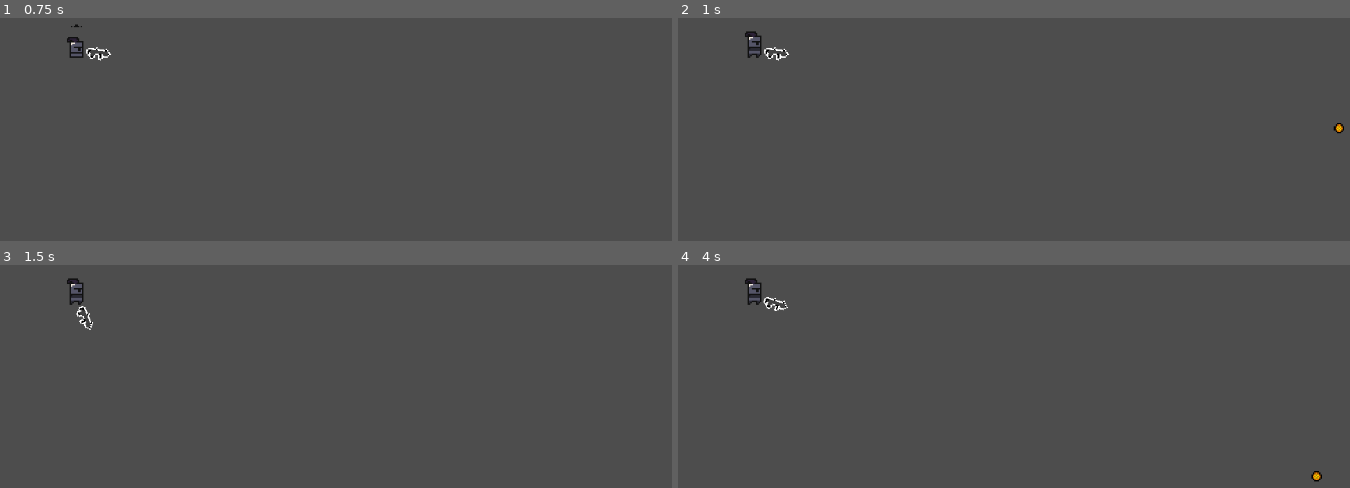
Above: before the commit, frames 1-4 (two rows, left to right).
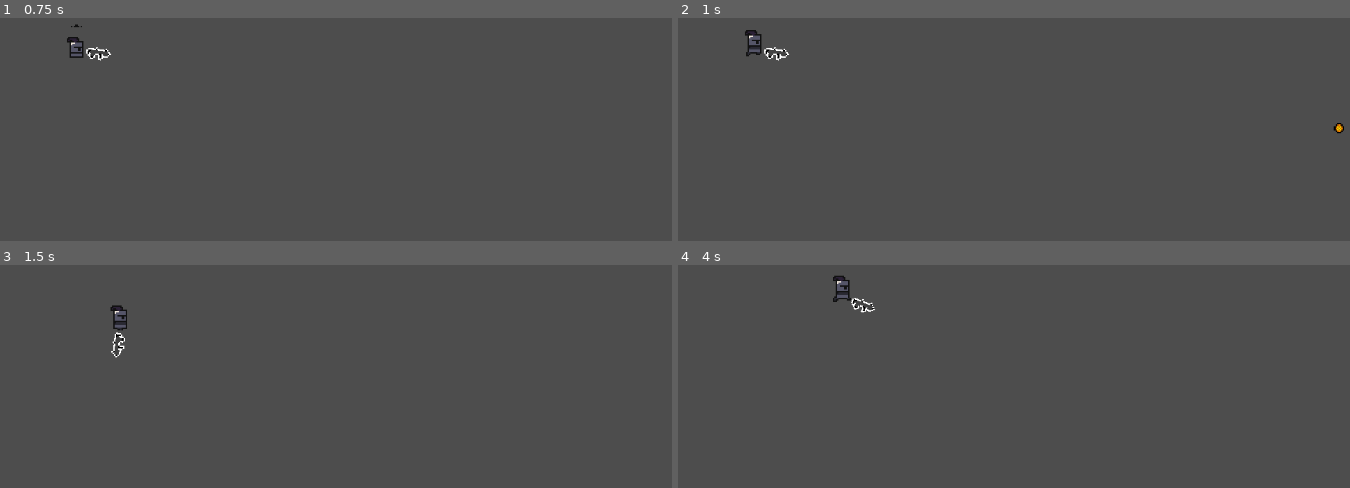
Above: after the commit, the same moments.

Repository: pablohenriq01/Showdown-1v1
Game: Godot game, scene res://Scenes/main.tscn
The game is run twice, just before and just after one commit, with the same random seed, the same clock (stepped at 60 frames per second) and the same inputs.
Inputs (mouse positions are in pixels of both pictures, inside the frame that each line leads up to):
- Up to frame 1 (0.75 s): tap Enter (ui_accept) at 0.5 s; move the mouse to (450, 98) at 0.52 s; hold Right (right, bound only after the commit) from 0.53 s (still down)
- Up to frame 2 (1 s): keep holding Right (right, bound only after the commit); tap Enter (ui_accept) at 0.77 s
- Up to frame 3 (1.5 s): move the mouse to (114, 389) at 1.27 s; release Right (right, bound only after the commit) at 1.28 s; hold Down (down, bound only after the commit) from 1.28 s (still down)
- Up to frame 4 (4 s): tap Enter (ui_accept) at 1.52, 3.02, 3.77 s; move the mouse to (1034, 269) at 2.02 s; release Down (down, bound only after the commit) at 2.03 s; hold Right (right, bound only after the commit) 2.03-2.78 s; move the mouse to (913, 459) at 2.77 s; hold Up (up, bound only after the commit) 2.78-3.53 s; move the mouse to (1188, 436) at 3.52 s; hold Left (left, bound only after the commit) from 3.53 s (still down)

Frame 1 is identical in both runs. In frame 2, 0.1% of the frame differs, in the area x 9-13%, y 5-18%; in frame 3, 0.6%; in frame 4, 0.7%, in the area x 9-96%, y 4-98%.

Commit message:
adicionando movimentacao sobre o player

Diff:
--- a/Components/GunComponent.gd
+++ b/Components/GunComponent.gd
@@ -5,7 +5,6 @@
 
 func _ready() -> void:
 	pass
-
 
 func _physics_process(delta: float) -> void:
 	mouse_follow()
--- a/Prefabs/Bullets/bullet_test.tscn
+++ b/Prefabs/Bullets/bullet.tscn
@@ -1,6 +1,6 @@
 [gd_scene load_steps=3 format=3 uid="uid://brwlm2ldcsy37"]
 
-[ext_resource type="Script" path="res://Scripts/bullet_test.gd" id="1_4q8tr"]
+[ext_resource type="Script" path="res://Scripts/Bullet.gd" id="1_4q8tr"]
 [ext_resource type="Texture2D" uid="uid://bwfdx4s1v481h" path="res://Sprites/Bullets/bullet1.png" id="2_nvisj"]
 
 [node name="CharacterBody2D" type="CharacterBody2D"]
--- a/Prefabs/Players/player1.tscn
+++ b/Prefabs/Players/player1.tscn
@@ -1,6 +1,7 @@
-[gd_scene load_steps=29 format=3 uid="uid://dajesu6nopgs0"]
+[gd_scene load_steps=30 format=3 uid="uid://dajesu6nopgs0"]
 
 [ext_resource type="Texture2D" uid="uid://cer82p5hcx33a" path="res://Sprites/Players/P1/Die_p1.png" id="1_6hgx2"]
+[ext_resource type="Script" path="res://Scripts/Player.gd" id="1_iom13"]
 [ext_resource type="Texture2D" uid="uid://dhl1xvcrhdvfc" path="res://Sprites/Players/P1/Idle_p1.png" id="1_rhstb"]
 [ext_resource type="Texture2D" uid="uid://doui4aiqdpgmc" path="res://Sprites/Players/P1/Run_p1.png" id="3_wfwm1"]
 [ext_resource type="Texture2D" uid="uid://ddtotfg7q7tuv" path="res://Sprites/Players/P1/Spawn_p1.png" id="4_5cmnl"]
@@ -190,6 +191,7 @@
 }]
 
 [node name="Player1" type="CharacterBody2D"]
+script = ExtResource("1_iom13")
 
 [node name="AnimatedSprite2D" type="AnimatedSprite2D" parent="."]
 texture_filter = 1
--- a/Scenes/main.tscn
+++ b/Scenes/main.tscn
@@ -3,7 +3,7 @@
 [ext_resource type="PackedScene" uid="uid://dajesu6nopgs0" path="res://Prefabs/Players/player1.tscn" id="1_o14ds"]
 [ext_resource type="PackedScene" uid="uid://b7xi7vd4nbucw" path="res://Prefabs/Guns/scar.tscn" id="2_jnp2a"]
 [ext_resource type="Script" path="res://Scripts/Guns/Scar.gd" id="3_au787"]
-[ext_resource type="PackedScene" uid="uid://brwlm2ldcsy37" path="res://Prefabs/Bullets/bullet_test.tscn" id="4_t3h20"]
+[ext_resource type="PackedScene" uid="uid://brwlm2ldcsy37" path="res://Prefabs/Bullets/bullet.tscn" id="4_t3h20"]
 
 [node name="Main" type="Node2D"]
 
--- /dev/null
+++ b/Scripts/Player.gd
@@ -0,0 +1,18 @@
+extends CharacterBody2D
+
+@export var speed = 100
+
+func get_input():
+	await get_tree().create_timer(1).timeout
+	var input_direction = Input.get_vector("left", "right","up", "down")
+
+	if input_direction == Vector2.ZERO:
+		$AnimatedSprite2D.play("Idle")
+		velocity = Vector2.ZERO
+	else:
+		$AnimatedSprite2D.play("Run")
+		velocity = input_direction * speed
+
+func _physics_process(delta: float) -> void:
+	get_input()
+	move_and_slide()
--- a/project.godot
+++ b/project.godot
@@ -15,6 +15,33 @@
 config/features=PackedStringArray("4.3", "Forward Plus")
 config/icon="res://icon.svg"
 
+[input]
+
+left={
+"deadzone": 0.5,
+"events": [Object(InputEventKey,"resource_local_to_scene":false,"resource_name":"","device":0,"window_id":0,"alt_pressed":false,"shift_pressed":false,"ctrl_pressed":false,"meta_pressed":false,"pressed":false,"keycode":0,"physical_keycode":4194319,"key_label":0,"unicode":0,"location":0,"echo":false,"script":null)
+, Object(InputEventKey,"resource_local_to_scene":false,"resource_name":"","device":-1,"window_id":0,"alt_pressed":false,"shift_pressed":false,"ctrl_pressed":false,"meta_pressed":false,"pressed":false,"keycode":0,"physical_keycode":65,"key_label":0,"unicode":97,"location":0,"echo":false,"script":null)
+]
+}
+right={
+"deadzone": 0.5,
+"events": [Object(InputEventKey,"resource_local_to_scene":false,"resource_name":"","device":0,"window_id":0,"alt_pressed":false,"shift_pressed":false,"ctrl_pressed":false,"meta_pressed":false,"pressed":false,"keycode":0,"physical_keycode":4194321,"key_label":0,"unicode":0,"location":0,"echo":false,"script":null)
+, Object(InputEventKey,"resource_local_to_scene":false,"resource_name":"","device":-1,"window_id":0,"alt_pressed":false,"shift_pressed":false,"ctrl_pressed":false,"meta_pressed":false,"pressed":false,"keycode":0,"physical_keycode":68,"key_label":0,"unicode":100,"location":0,"echo":false,"script":null)
+]
+}
+up={
+"deadzone": 0.5,
+"events": [Object(InputEventKey,"resource_local_to_scene":false,"resource_name":"","device":0,"window_id":0,"alt_pressed":false,"shift_pressed":false,"ctrl_pressed":false,"meta_pressed":false,"pressed":false,"keycode":0,"physical_keycode":4194320,"key_label":0,"unicode":0,"location":0,"echo":false,"script":null)
+, Object(InputEventKey,"resource_local_to_scene":false,"resource_name":"","device":-1,"window_id":0,"alt_pressed":false,"shift_pressed":false,"ctrl_pressed":false,"meta_pressed":false,"pressed":false,"keycode":0,"physical_keycode":87,"key_label":0,"unicode":119,"location":0,"echo":false,"script":null)
+]
+}
+down={
+"deadzone": 0.5,
+"events": [Object(InputEventKey,"resource_local_to_scene":false,"resource_name":"","device":0,"window_id":0,"alt_pressed":false,"shift_pressed":false,"ctrl_pressed":false,"meta_pressed":false,"pressed":false,"keycode":0,"physical_keycode":4194322,"key_label":0,"unicode":0,"location":0,"echo":false,"script":null)
+, Object(InputEventKey,"resource_local_to_scene":false,"resource_name":"","device":-1,"window_id":0,"alt_pressed":false,"shift_pressed":false,"ctrl_pressed":false,"meta_pressed":false,"pressed":false,"keycode":0,"physical_keycode":83,"key_label":0,"unicode":115,"location":0,"echo":false,"script":null)
+]
+}
+
 [rendering]
 
 textures/canvas_textures/default_texture_filter=0
Renamed: Scripts/bullet_test.gd -> Scripts/Bullet.gd
